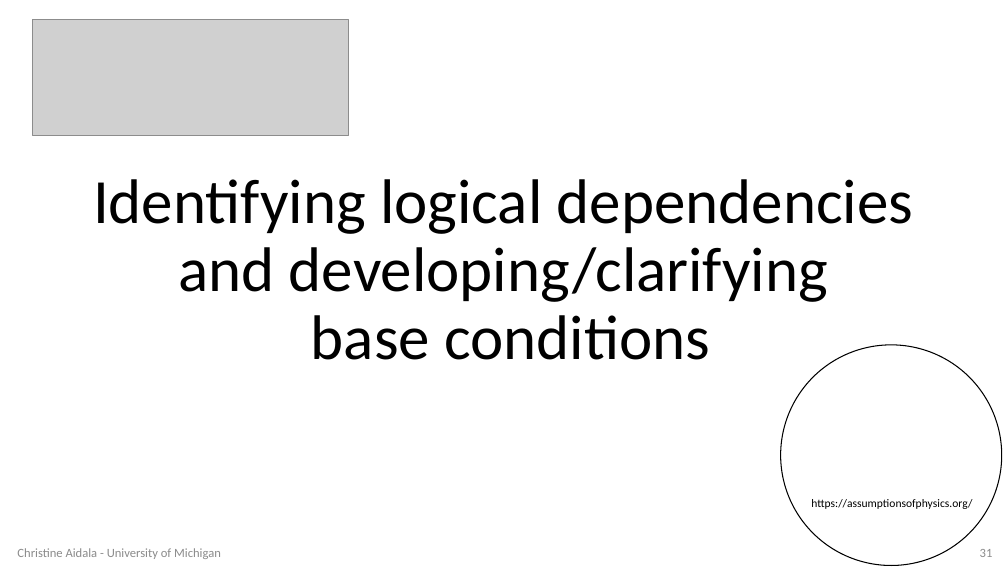
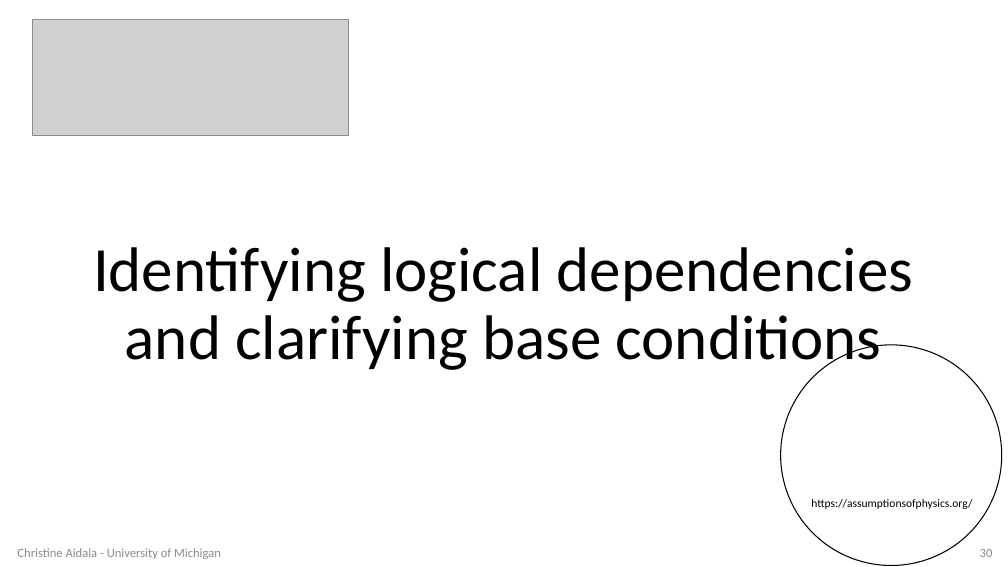
Before and after one commit to assumptionsofphysics/assumptionsofphysics.github.io, a slide deck: slide 30 of presentations/20260916-Duke.pptx (slide 31 before the commit). Drawn at 1008x567 pixels with LibreOffice and Linux fonts; fonts in the diff are those of the drawing; grey boxes stand for pictures; background and template pictures are left out. Boxes give left, top, right and bottom in pixels: in the first picture for what was removed or moved away, otherwise in the second. Text is boxed around its words. In the diff, an @@ line names an element or a change of style, - is before the commit and + after.

```diff
--- a/presentations/20260916-Duke.pptx
+++ b/presentations/20260916-Duke.pptx
@@ title at bbox=[93, 247, 913, 375]: text changed @@
-Identifying logical dependencies
-and developing/clarifying
-base conditions
+Identifying logical dependencies
+and clarifying base conditions
@@ page number at bbox=[980, 549, 993, 557]: text changed @@
-31
+30
```
Also in this commit, not shown: 7 other slides changed.
